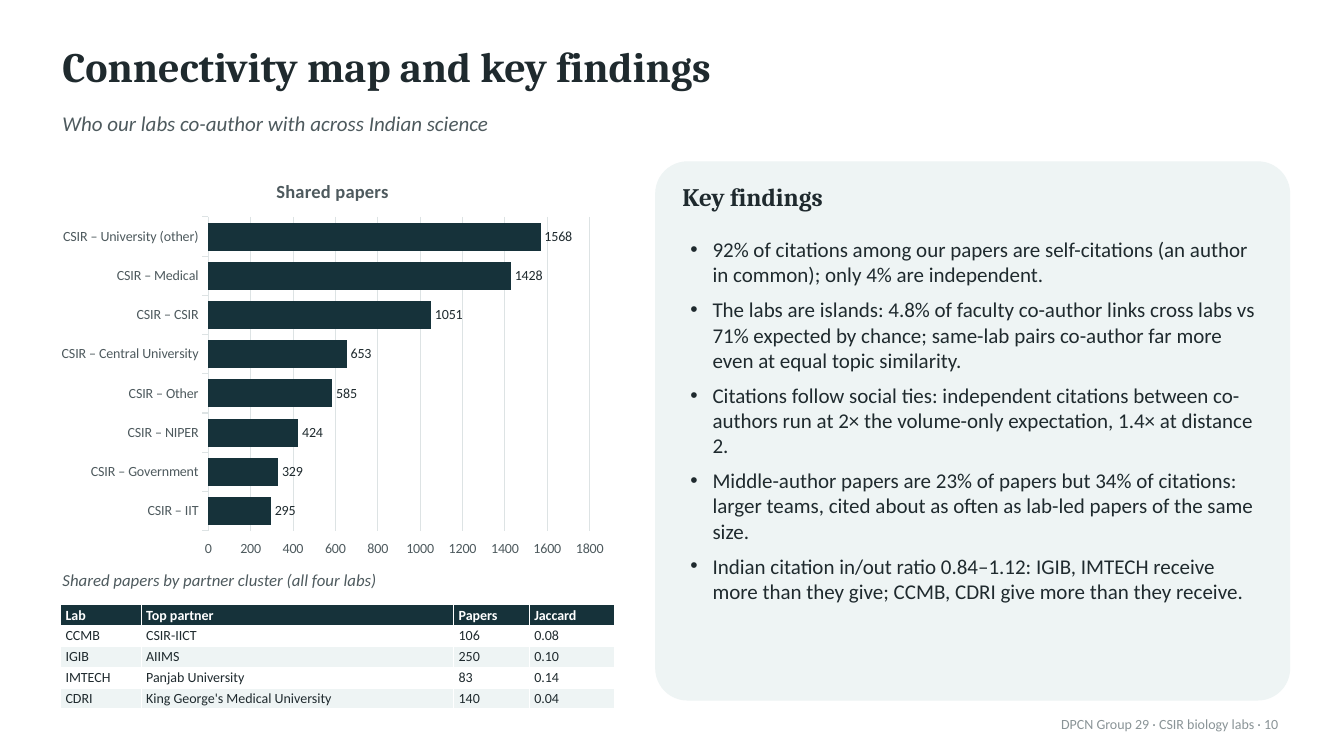
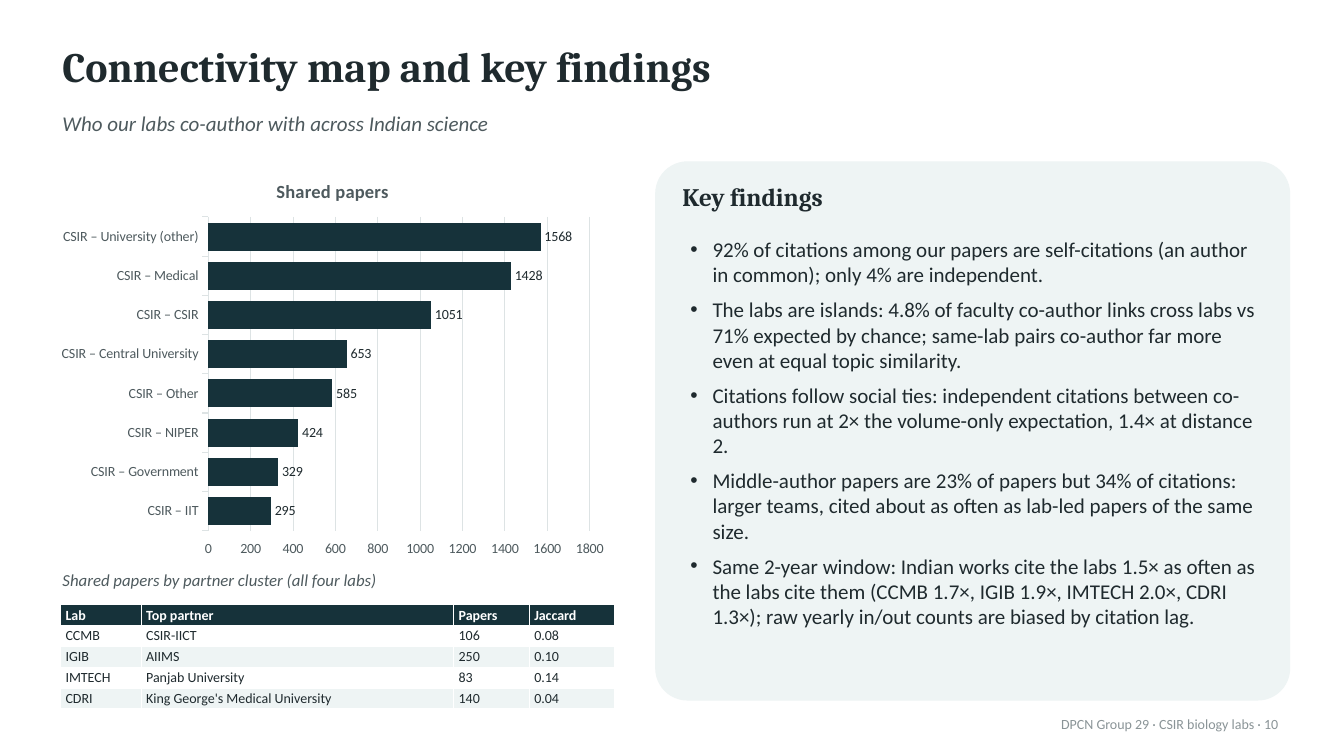
Before and after one commit to Devansh061105/dpcn-group29, a slide deck: slide 10 of outputs/report/group29_report.pptx. Drawn at 1344x756 pixels with LibreOffice and Linux fonts; fonts in the diff are those of the drawing. Boxes give left, top, right and bottom in pixels: in the first picture for what was removed or moved away, otherwise in the second. Text is boxed around its words. In the diff, an @@ line names an element or a change of style, - is before the commit and + after.

```diff
--- a/outputs/report/group29_report.pptx
+++ b/outputs/report/group29_report.pptx
@@ text at <box>713,559,1255,628</box>: text changed @@
-• Indian citation in/out ratio 0.84–1.12: IGIB, IMTECH receive more than they give; CCMB, CDRI give more than they receive.
+• Same 2-year window: Indian works cite the labs 1.5× as often as the labs cite them (CCMB 1.7×, IGIB 1.9×, IMTECH 2.0×, CDRI 1.3×); raw yearly in/out counts are biased by citation lag.
```
Also in this commit, not shown: 16 other files.
